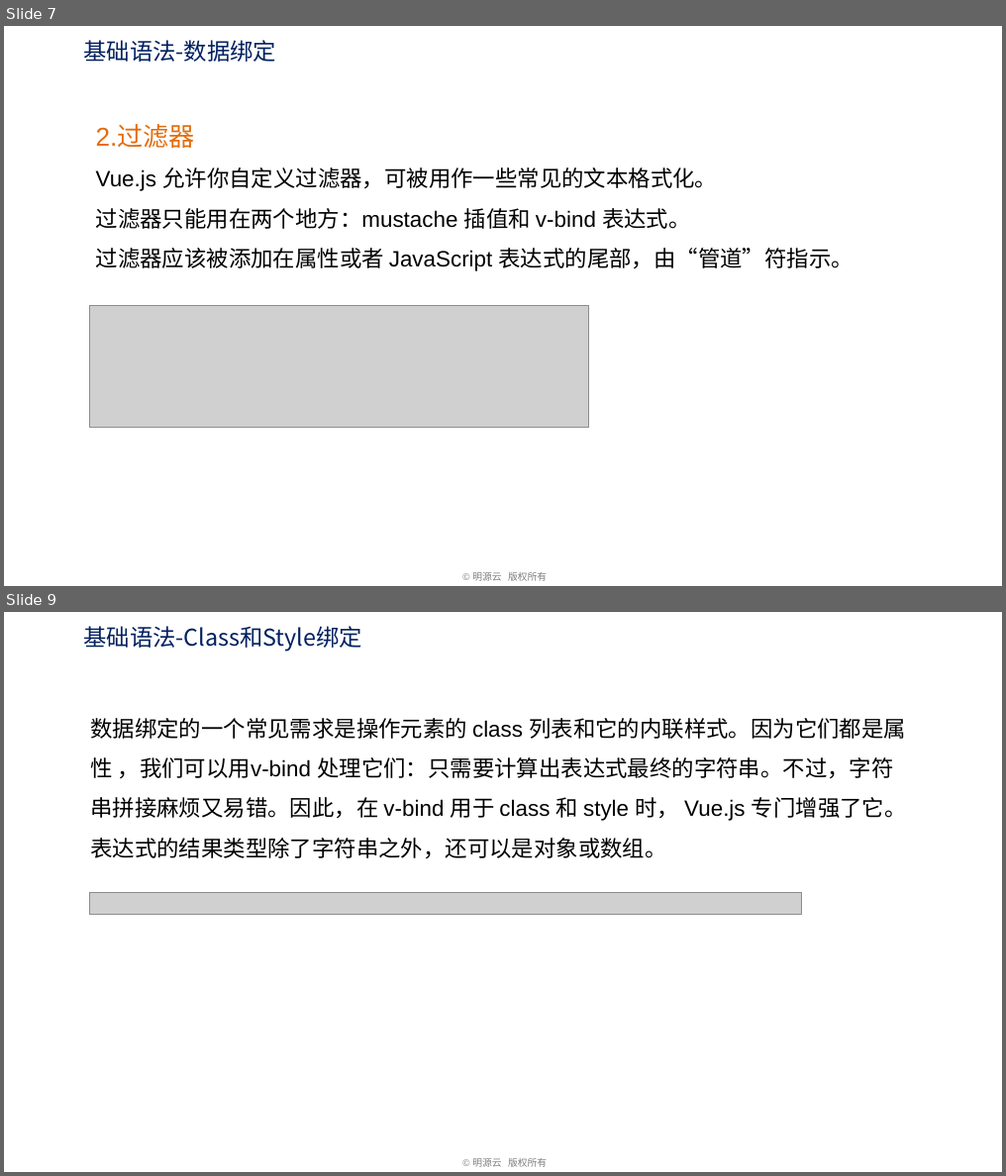
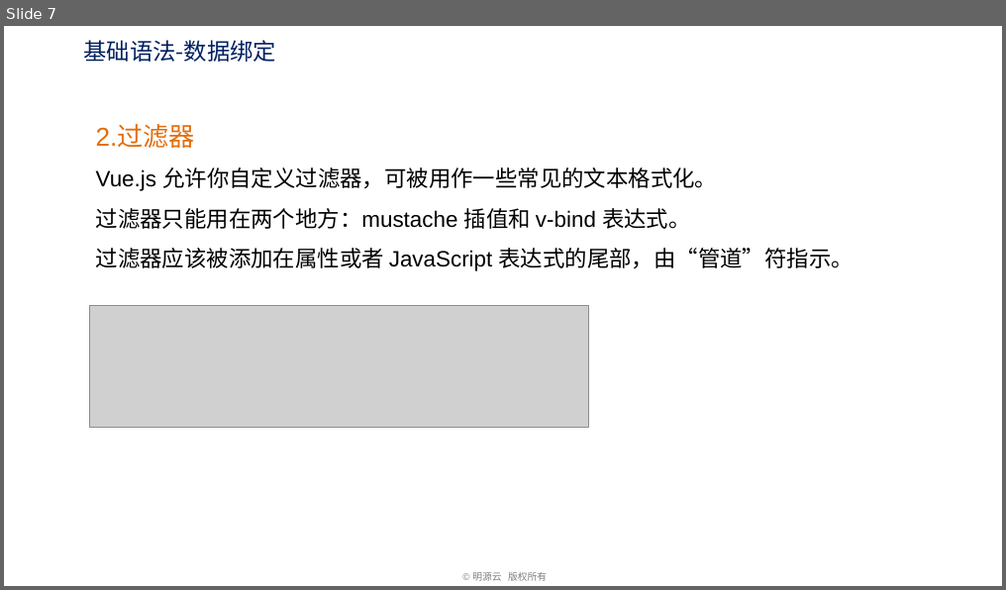
Before and after one commit to freelife1191/front_sample, a slide deck: learn/vue-how-to-learn/lesson/1.vue 기초/VUE 기본 사항.pptx. Shown one above the other, each under a label of ours: slides 7 and 9 before the commit, slide 7 after it; the slides between them are not shown. The pictures are 1006x1176 and 1006x590 pixels, drawn with LibreOffice and Linux fonts; fonts in the diff are those of the drawing; grey boxes stand for pictures; background and template pictures are left out. Boxes give left, top, right and bottom in pixels: in the first picture for what was removed or moved away, otherwise in the second. Text is boxed around its words. In the diff, an @@ line names an element or a change of style, - is before the commit and + after.

```diff
--- a/learn/vue-how-to-learn/lesson/1.vue 기초/VUE 기본 사항.pptx
+++ b/learn/vue-how-to-learn/lesson/1.vue 기초/VUE 기본 사항.pptx
@@ slide 9 removed at bbox=[4, 612, 1002, 1172], background #FFFFFF; not listed: 1 template element that a slide beside it also shows @@
@@ text removed at bbox=[84, 626, 362, 652] @@
-基础语法-Class和Style绑定
@@ text removed at bbox=[90, 718, 907, 860] @@
-数据绑定的一个常见需求是操作元素的 class 列表和它的内联样式。因为它们都是属性 ，我们可以用v-bind 处理它们：只需要计算出表达式最终的字符串。不过，字符串拼接麻烦又易错。因此，在 v-bind 用于 class 和 style 时， Vue.js 专门增强了它。表达式的结果类型除了字符串之外，还可以是对象或数组。
@@ picture removed at bbox=[89, 893, 802, 915] @@
```
Also in this commit, not shown: 1 slide changed, 10 slides added, 9 other slides removed, 2 other files.
